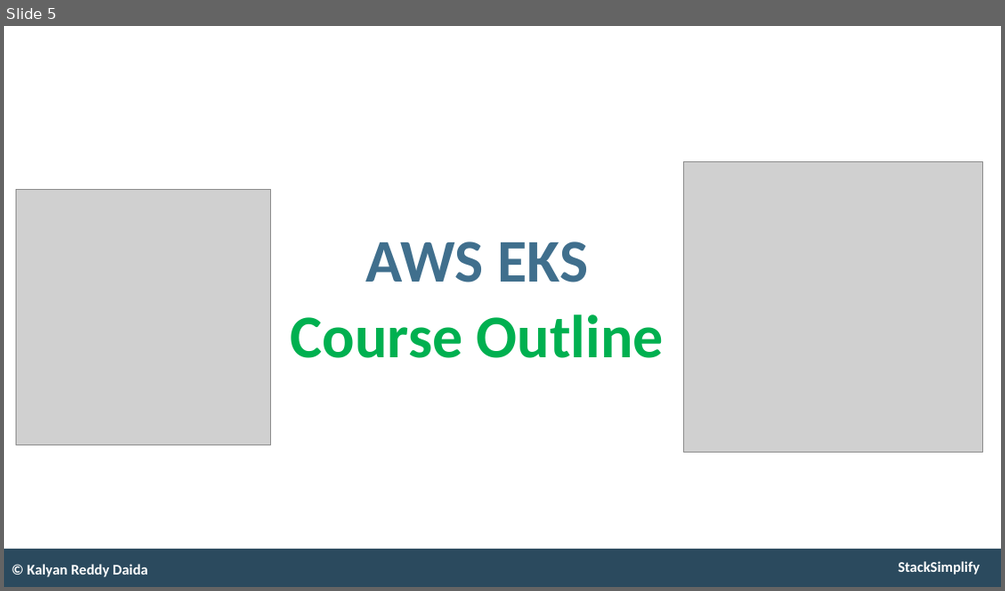
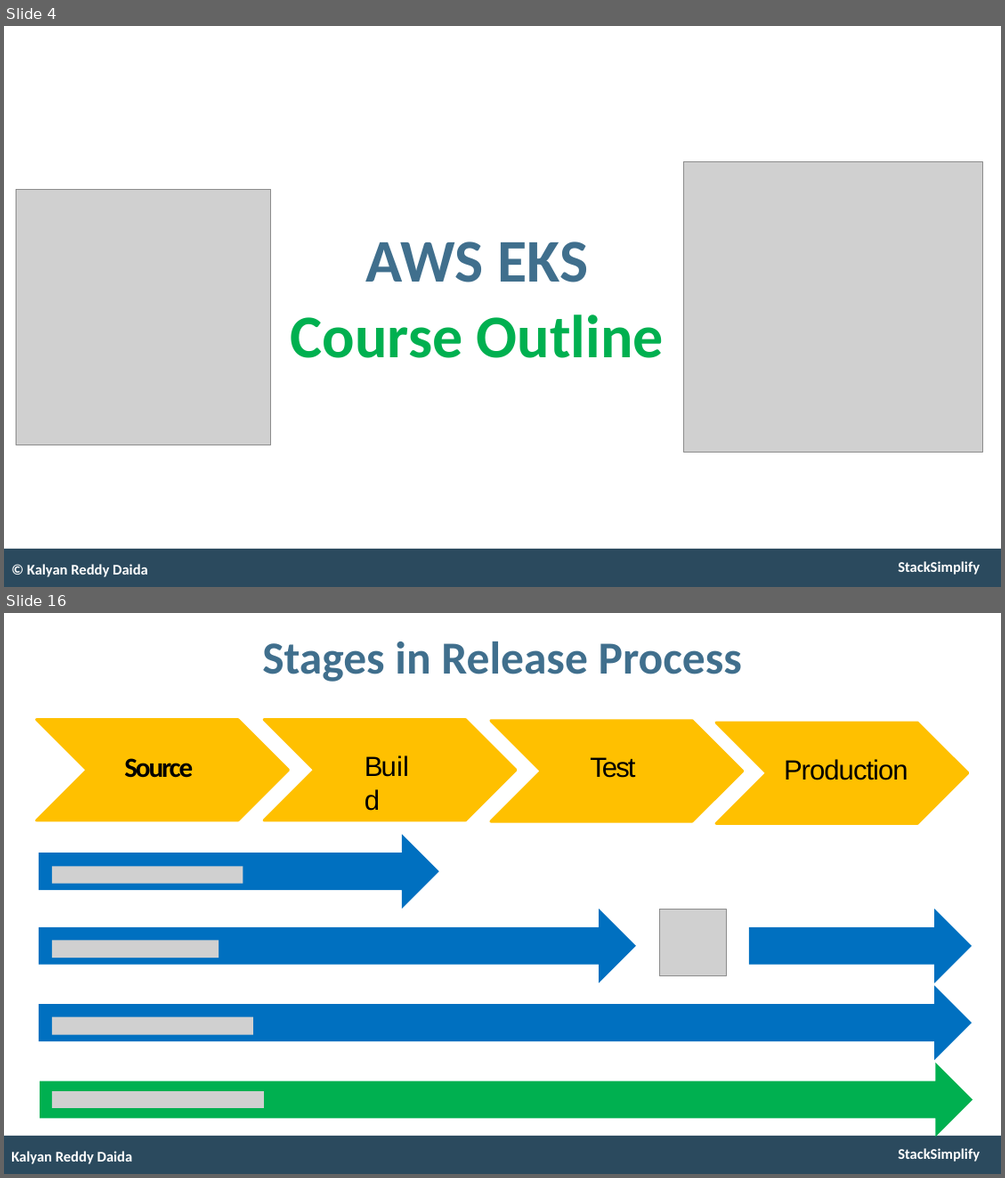
Before and after one commit to talvionyx/aws-eks-kubernetes-masterclass, a slide deck: presentation/AWS-Fargate-and-EKS-Masterclass.pptx. Shown one above the other, each under a label of ours: slide 5 before the commit, slides 4 and 16 after it; the slides between them are not shown. The pictures are 1005x591 and 1005x1178 pixels, drawn with LibreOffice and Linux fonts; fonts in the diff are those of the drawing; grey boxes stand for pictures. Boxes give left, top, right and bottom in pixels: in the first picture for what was removed or moved away, otherwise in the second. Text is boxed around its words. In the diff, an @@ line names an element or a change of style, - is before the commit and + after.

```diff
--- a/presentation/AWS-Fargate-and-EKS-Masterclass.pptx
+++ b/presentation/AWS-Fargate-and-EKS-Masterclass.pptx
@@ slide 16 added at (x1=4, y1=613, x2=1001, y2=1174), background #FFFFFF; not listed: 2 template elements that a slide beside it also shows @@
@@ text added at (x1=262, y1=641, x2=742, y2=682), 53 pt, text #406F8D, bold @@
+Stages in Release Process
@@ freeform shape added at (x1=36, y1=720, x2=288, y2=820), fill #FFC000, outline #FFC000 3 pt @@
@@ freeform shape added at (x1=264, y1=720, x2=516, y2=820), fill #FFC000, outline #FFC000 3 pt @@
@@ freeform shape added at (x1=491, y1=721, x2=743, y2=821), fill #FFC000, outline #FFC000 3 pt @@
@@ freeform shape added at (x1=716, y1=722, x2=968, y2=824), fill #FFC000, outline #FFC000 3 pt @@
@@ text added at (x1=124, y1=758, x2=193, y2=778), 32 pt, text #000000, bold @@
+Source
@@ text added at (x1=364, y1=748, x2=422, y2=783), 32 pt, text #000000 @@
+Build
@@ text added at (x1=590, y1=757, x2=635, y2=778), 32 pt, text #000000 @@
+Test
@@ text added at (x1=784, y1=759, x2=908, y2=780), 32 pt, text #000000 @@
+Production
@@ freeform shape added at (x1=38, y1=834, x2=439, y2=908), fill #0070C0 @@
@@ picture added at (x1=52, y1=866, x2=243, y2=884) @@
@@ freeform shape added at (x1=38, y1=908, x2=636, y2=983), fill #0070C0 @@
@@ picture added at (x1=659, y1=908, x2=727, y2=975) @@
@@ freeform shape added at (x1=749, y1=908, x2=971, y2=983), fill #0070C0 @@
@@ picture added at (x1=52, y1=941, x2=218, y2=958) @@
@@ freeform shape added at (x1=38, y1=986, x2=971, y2=1061), fill #0070C0 @@
@@ picture added at (x1=52, y1=1017, x2=253, y2=1035) @@
@@ freeform shape added at (x1=40, y1=1062, x2=972, y2=1137), fill #00B050 @@
@@ picture added at (x1=52, y1=1091, x2=264, y2=1108) @@
@@ text added at (x1=11, y1=1151, x2=133, y2=1164), 17 pt, text #FFFFFF, bold @@
+Kalyan Reddy Daida
@@ what was slide 5 is now slide 4 @@
```
Also in this commit, not shown: 9 slides changed, 20 other slides added, 5 slides removed, 1 other file.
